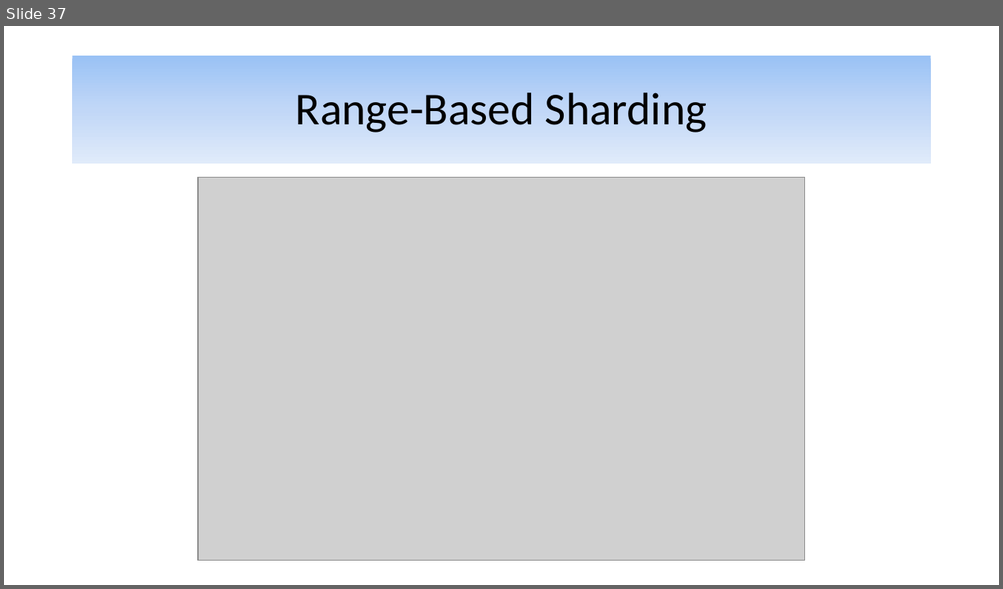
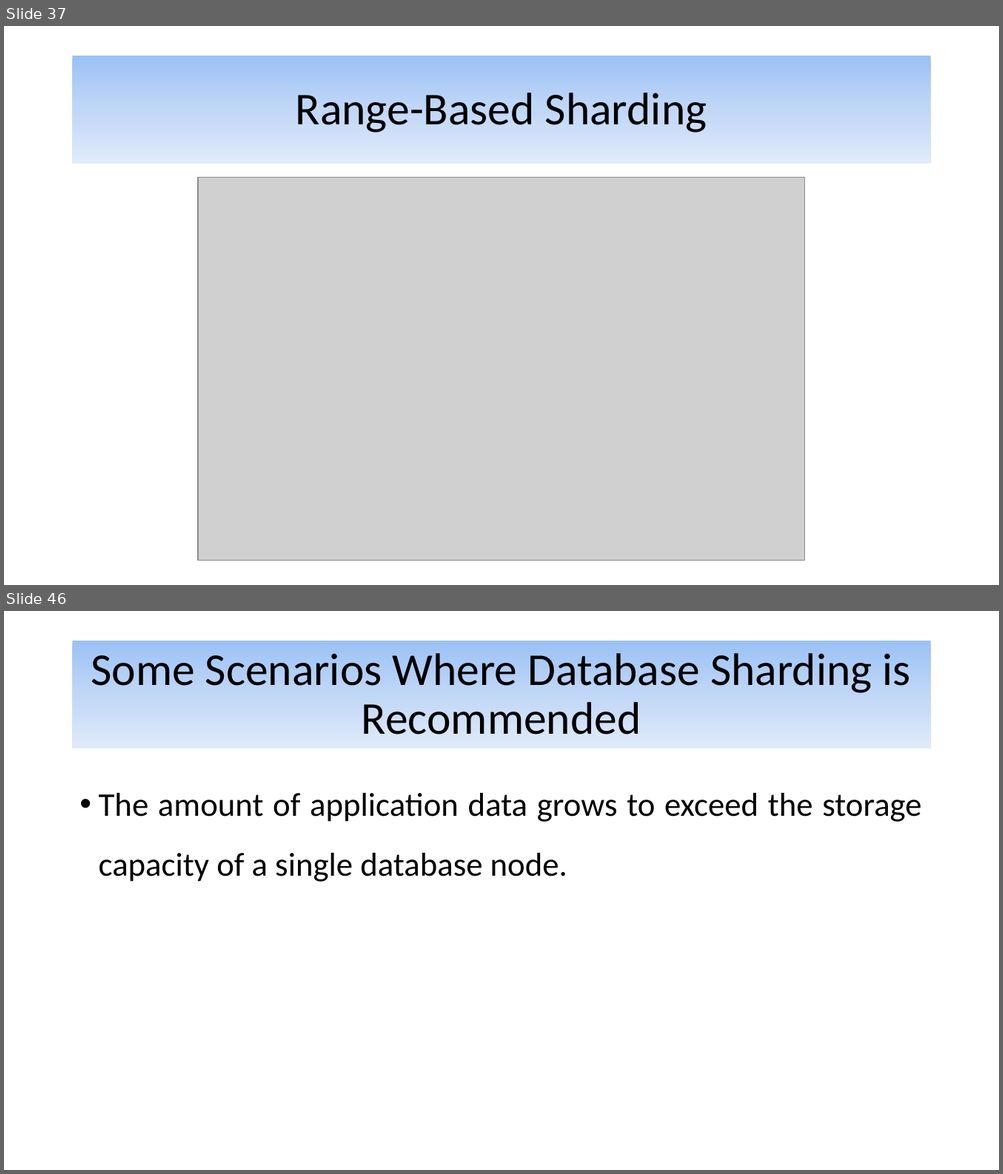
Before and after one commit to alijfri99/presentations, a slide deck: Advanced DBMS Presentation.pptx. Shown one above the other, each under a label of ours: slide 37 before the commit, slides 37 and 46 after it; the slides between them are not shown. The pictures are 1003x589 and 1003x1174 pixels, drawn with LibreOffice and Linux fonts; fonts in the diff are those of the drawing; grey boxes stand for pictures. Boxes give left, top, right and bottom in pixels: in the first picture for what was removed or moved away, otherwise in the second. Text is boxed around its words. In the diff, an @@ line names an element or a change of style, - is before the commit and + after.

```diff
--- a/Advanced DBMS Presentation.pptx
+++ b/Advanced DBMS Presentation.pptx
@@ slide 46 added at bbox=[4, 611, 999, 1170], background #FFFFFF @@
@@ title added at bbox=[73, 641, 930, 749], fill gradient #9AC3F5 to #C2D8F8 to #E1EBFB, 44 pt, text #000000 @@
+Some Scenarios Where Database Sharding is Recommended
@@ text added at bbox=[99, 793, 921, 882], 32 pt, text #000000 @@
+• The amount of application data grows to exceed the storage capacity of a single database node.
```
Also in this commit, not shown: 15 other slides added.
